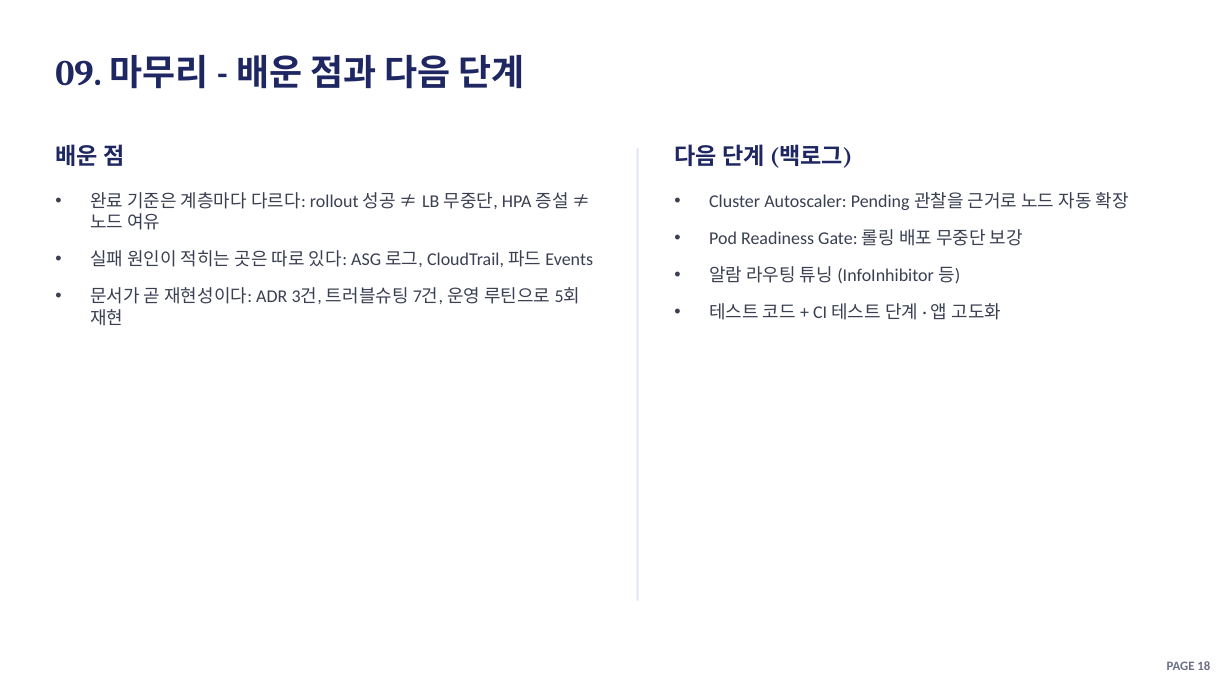
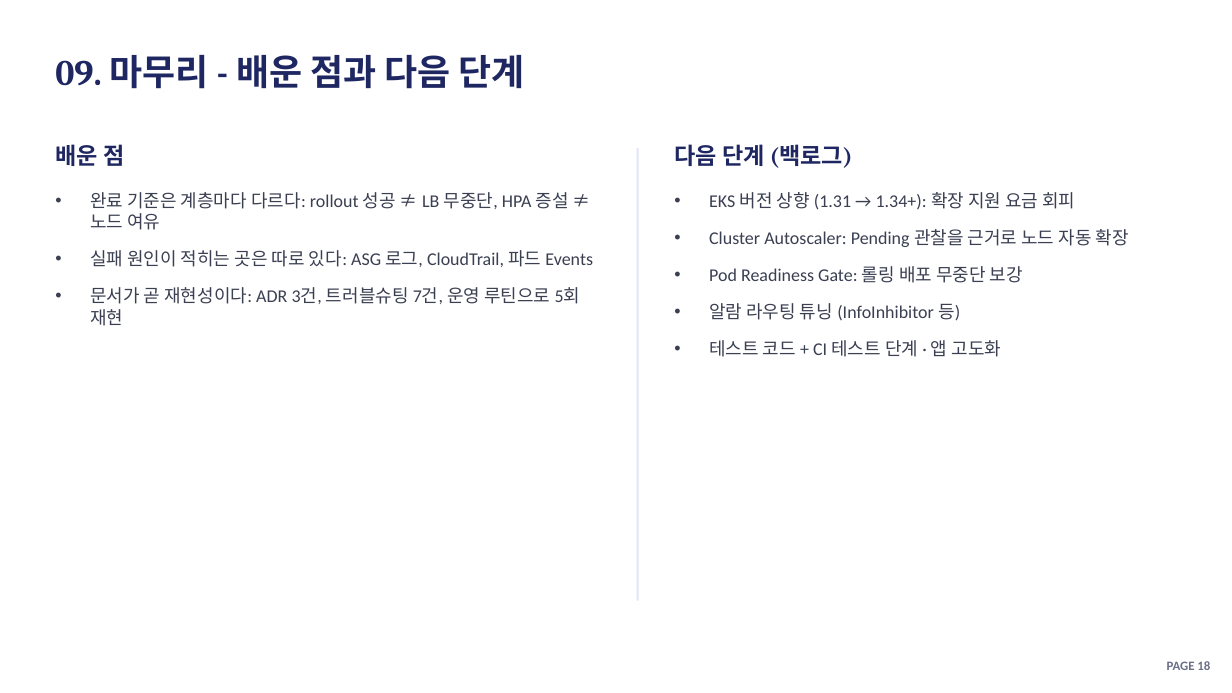
Before and after one commit to soc05272/eks-gitops-portfolio, a slide deck: slide 18 of docs/presentation.pptx. Drawn at 1232x693 pixels with LibreOffice and Linux fonts; fonts in the diff are those of the drawing. Boxes give left, top, right and bottom in pixels: in the first picture for what was removed or moved away, otherwise in the second. Text is boxed around its words. In the diff, an @@ line names an element or a change of style, - is before the commit and + after.

```diff
--- a/docs/presentation.pptx
+++ b/docs/presentation.pptx
@@ text at (x1=709, y1=192, x2=1075, y2=210): paragraph added @@
+• EKS 버전 상향 (1.31 → 1.34+): 확장 지원 요금 회피
```
Also in this commit, not shown: 8 other slides changed, 10 other files.
